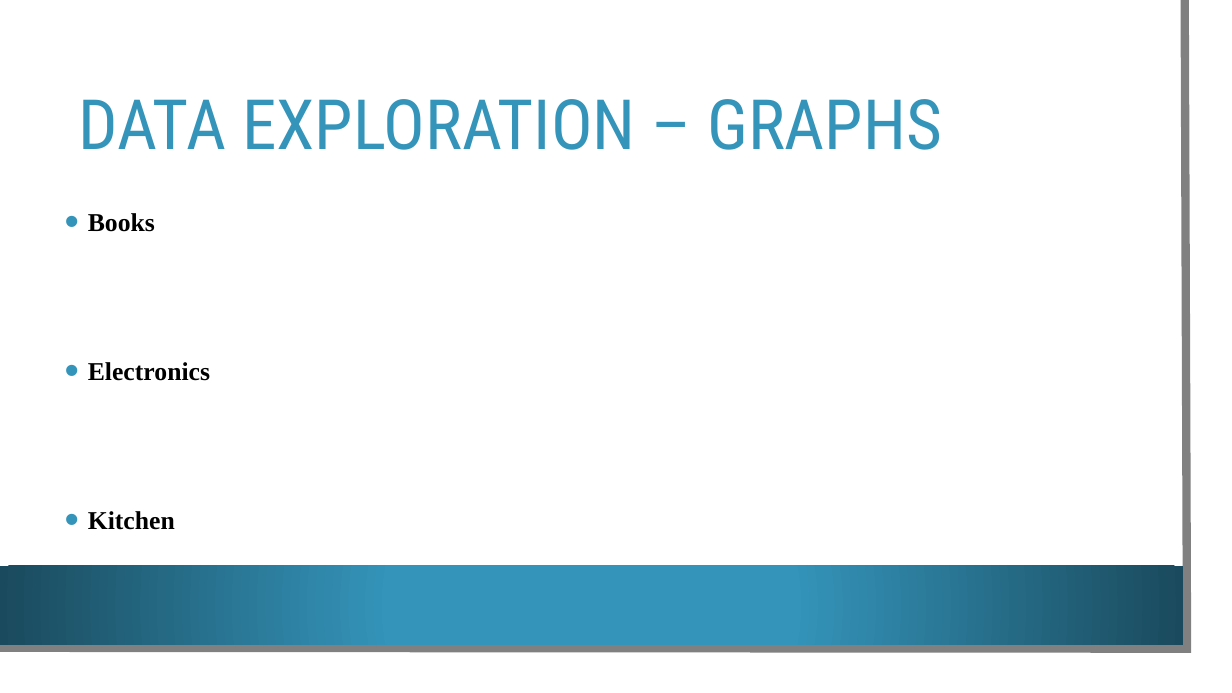
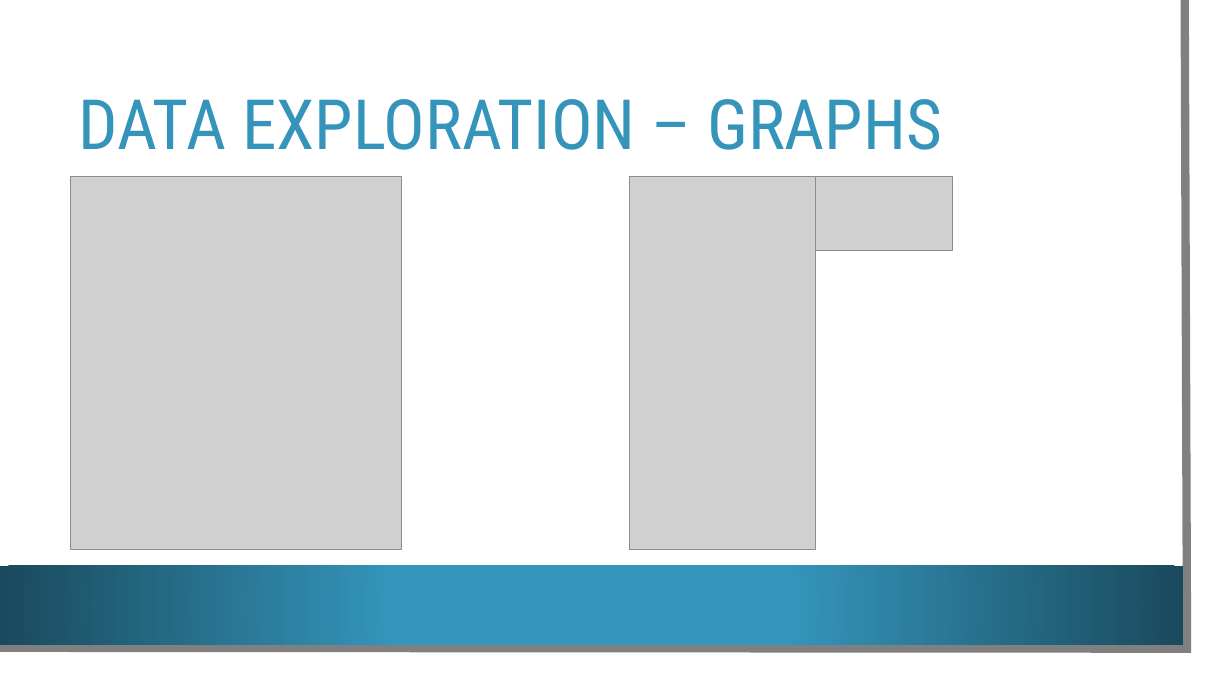
Before and after one commit to britcbish/gwu-big-data, a slide deck: slide 8 of Project Presentation - Amazon Reviews.pptx. Drawn at 1232x693 pixels with LibreOffice and Linux fonts; fonts in the diff are those of the drawing; grey boxes stand for pictures; background and template pictures are left out. Boxes give left, top, right and bottom in pixels: in the first picture for what was removed or moved away, otherwise in the second. Text is boxed around its words. In the diff, an @@ line names an element or a change of style, - is before the commit and + after.

```diff
--- a/Project Presentation - Amazon Reviews.pptx
+++ b/Project Presentation - Amazon Reviews.pptx
@@ picture added at (71,177,402,550) @@
@@ picture added at (629,177,816,550) @@
@@ picture added at (816,177,953,250) @@
@@ text removed at (88,213,210,530) @@
-• Books
-• Electronics
-• Kitchen
```
Also in this commit, not shown: 1 slide added.
